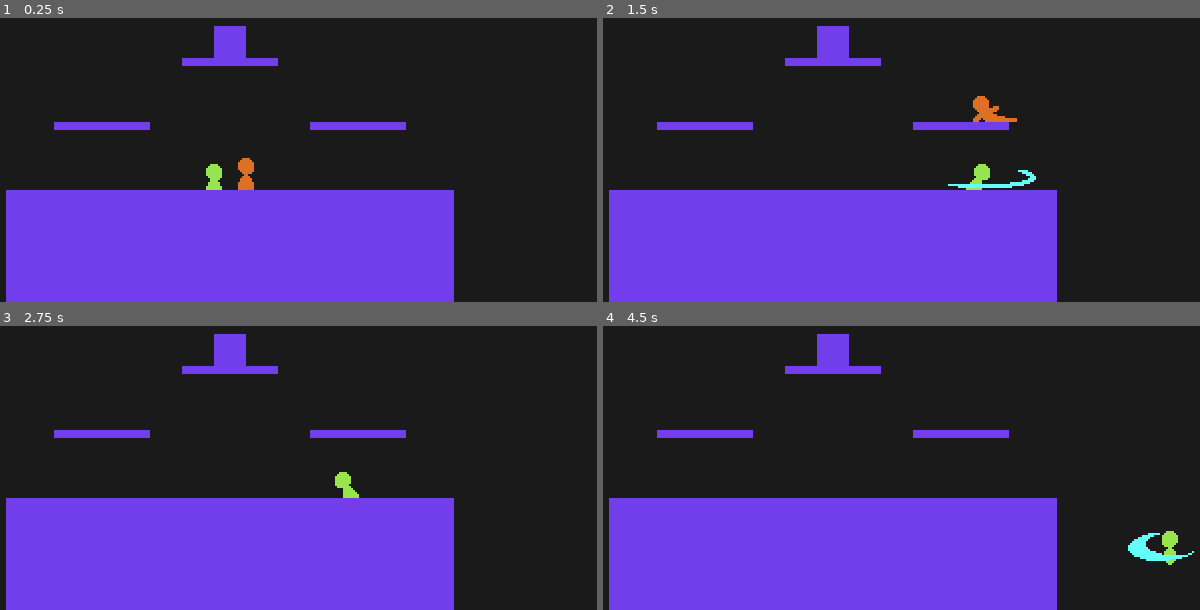
Above: before the commit, frames 1-4 (two rows, left to right).
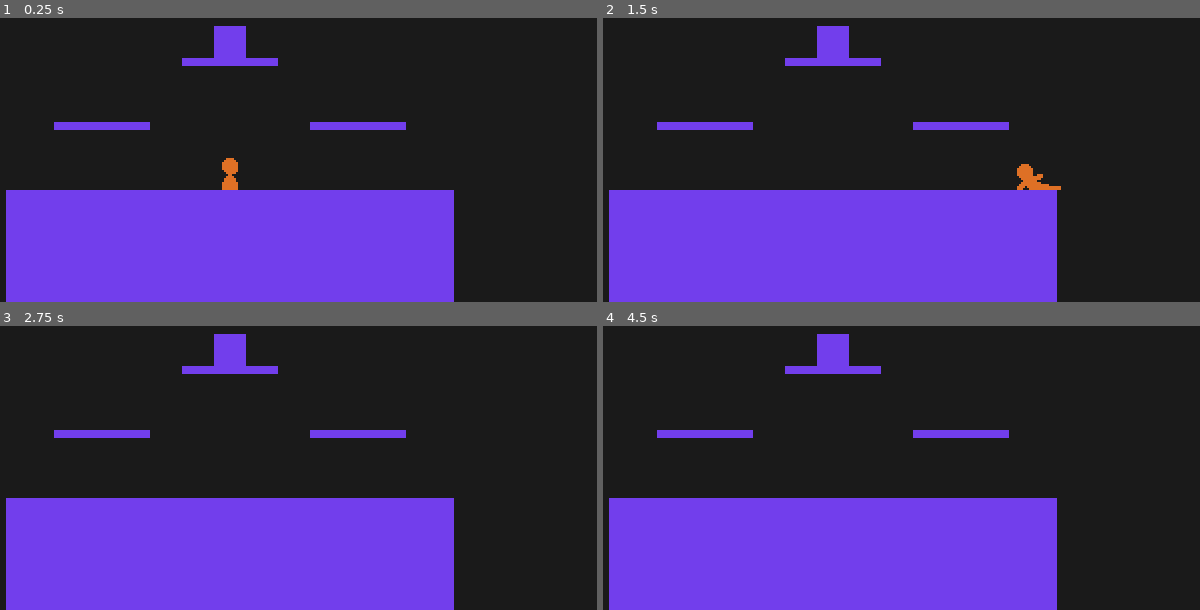
Above: after the commit, the same moments.

Repository: youssefevan/platform-fighter
Game: Godot game, scene res://World.tscn
The game is run twice, just before and just after one commit, with the same random seed, the same clock (stepped at 60 frames per second) and the same inputs.
Inputs:
- Up to frame 1 (0.25 s): no input
- Up to frame 2 (1.5 s): tap Enter at 0.5 s; hold Right (right) from 0.53 s (still down); tap X (attack) at 0.6, 1.35 s; tap Z (jump) at 0.77 s
- Up to frame 3 (2.75 s): tap Z (jump) at 1.52 s; release Right (right) at 2.03 s; hold Left (left) from 2.03 s (still down); tap X (attack) at 2.1 s
- Up to frame 4 (4.5 s): release Left (left) at 2.78 s; hold Right (right) 2.78-4.28 s; tap X (attack) at 2.85, 3.6, 4.35 s; tap Z (jump) at 3.02, 3.77 s; hold Left (left) from 4.28 s (still down)

The runs differ from the first frame. In frame 1, 0.7% of the frame differs, in the area x 34-43%, y 49-61%; in frame 2, 1.0%, in the area x 57-77%, y 27-61%; in frame 3, 0.2%; in frame 4, 0.6%.

Commit message:
Red down air hitbox

Diff:
--- a/PlatformFighter/Scenes/Characters/Red.tscn
+++ b/PlatformFighter/Scenes/Characters/Red.tscn
@@ -1,9 +1,17 @@
-[gd_scene load_steps=21 format=2]
+[gd_scene load_steps=24 format=2]
 
 [ext_resource path="res://Scenes/CharacterBase.tscn" type="PackedScene" id=1]
 [ext_resource path="res://Sprites/Characters/red.png" type="Texture" id=2]
 [ext_resource path="res://Scripts/CharacterBase/base_attack.gd" type="Script" id=3]
 
+[sub_resource type="CapsuleShape2D" id=18]
+radius = 5.0
+height = 10.0
+
+[sub_resource type="CapsuleShape2D" id=19]
+radius = 5.0
+height = 10.0
+
 [sub_resource type="Animation" id=13]
 resource_name = "AerialDown"
 length = 0.550001
@@ -20,6 +28,90 @@
 "update": 1,
 "values": [ Rect2( 128, 64, 32, 32 ), Rect2( 160, 64, 32, 32 ) ]
 }
+tracks/1/type = "value"
+tracks/1/path = NodePath("Hitbox/Bounds:shape")
+tracks/1/interp = 1
+tracks/1/loop_wrap = true
+tracks/1/imported = false
+tracks/1/enabled = true
+tracks/1/keys = {
+"times": PoolRealArray( 0 ),
+"transitions": PoolRealArray( 1 ),
+"update": 1,
+"values": [ SubResource( 19 ) ]
+}
+tracks/2/type = "value"
+tracks/2/path = NodePath("Hitbox/Bounds:disabled")
+tracks/2/interp = 1
+tracks/2/loop_wrap = true
+tracks/2/imported = false
+tracks/2/enabled = true
+tracks/2/keys = {
+"times": PoolRealArray( 0, 0.05, 0.1, 0.15, 0.2, 0.25, 0.3, 0.35, 0.4, 0.45, 0.5 ),
+"transitions": PoolRealArray( 1, 1, 1, 1, 1, 1, 1, 1, 1, 1, 1 ),
+"update": 1,
+"values": [ true, false, true, false, true, false, true, false, true, false, true ]
+}
+tracks/3/type = "value"
+tracks/3/path = NodePath("Hitbox/Bounds:position")
+tracks/3/interp = 1
+tracks/3/loop_wrap = true
+tracks/3/imported = false
+tracks/3/enabled = true
+tracks/3/keys = {
+"times": PoolRealArray( 0 ),
+"transitions": PoolRealArray( 1 ),
+"update": 0,
+"values": [ Vector2( 1, 8 ) ]
+}
+tracks/4/type = "value"
+tracks/4/path = NodePath("Hitbox/Bounds:rotation_degrees")
+tracks/4/interp = 1
+tracks/4/loop_wrap = true
+tracks/4/imported = false
+tracks/4/enabled = true
+tracks/4/keys = {
+"times": PoolRealArray( 0 ),
+"transitions": PoolRealArray( 1 ),
+"update": 0,
+"values": [ 0.0 ]
+}
+tracks/5/type = "value"
+tracks/5/path = NodePath("Hitbox:damage")
+tracks/5/interp = 1
+tracks/5/loop_wrap = true
+tracks/5/imported = false
+tracks/5/enabled = true
+tracks/5/keys = {
+"times": PoolRealArray( 0.05 ),
+"transitions": PoolRealArray( 1 ),
+"update": 0,
+"values": [ 2.0 ]
+}
+tracks/6/type = "value"
+tracks/6/path = NodePath("Hitbox:kb_power")
+tracks/6/interp = 1
+tracks/6/loop_wrap = true
+tracks/6/imported = false
+tracks/6/enabled = true
+tracks/6/keys = {
+"times": PoolRealArray( 0.05 ),
+"transitions": PoolRealArray( 1 ),
+"update": 0,
+"values": [ 30.0 ]
+}
+tracks/7/type = "value"
+tracks/7/path = NodePath("Hitbox:kb_angle")
+tracks/7/interp = 1
+tracks/7/loop_wrap = true
+tracks/7/imported = false
+tracks/7/enabled = true
+tracks/7/keys = {
+"times": PoolRealArray( 0.05 ),
+"transitions": PoolRealArray( 1 ),
+"update": 0,
+"values": [ -50.0 ]
+}
 
 [sub_resource type="Animation" id=10]
 resource_name = "AerialNeutral"
@@ -261,6 +353,57 @@
 "transitions": PoolRealArray( 1 ),
 "update": 0,
 "values": [ Rect2( 128, 0, 32, 32 ) ]
+}
+
+[sub_resource type="Animation" id=20]
+length = 0.001
+tracks/0/type = "value"
+tracks/0/path = NodePath("Hitbox/Bounds:shape")
+tracks/0/interp = 1
+tracks/0/loop_wrap = true
+tracks/0/imported = false
+tracks/0/enabled = true
+tracks/0/keys = {
+"times": PoolRealArray( 0 ),
+"transitions": PoolRealArray( 1 ),
+"update": 0,
+"values": [ SubResource( 18 ) ]
+}
+tracks/1/type = "value"
+tracks/1/path = NodePath("Hitbox/Bounds:position")
+tracks/1/interp = 1
+tracks/1/loop_wrap = true
+tracks/1/imported = false
+tracks/1/enabled = true
+tracks/1/keys = {
+"times": PoolRealArray( 0 ),
+"transitions": PoolRealArray( 1 ),
+"update": 0,
+"values": [ Vector2( 2, 8 ) ]
+}
+tracks/2/type = "value"
+tracks/2/path = NodePath("Hitbox/Bounds:shape:radius")
+tracks/2/interp = 1
+tracks/2/loop_wrap = true
+tracks/2/imported = false
+tracks/2/enabled = true
+tracks/2/keys = {
+"times": PoolRealArray( 0 ),
+"transitions": PoolRealArray( 1 ),
+"update": 0,
+"values": [ 5.0 ]
+}
+tracks/3/type = "value"
+tracks/3/path = NodePath("Hitbox/Bounds:shape:height")
+tracks/3/interp = 1
+tracks/3/loop_wrap = true
+tracks/3/imported = false
+tracks/3/enabled = true
+tracks/3/keys = {
+"times": PoolRealArray( 0 ),
+"transitions": PoolRealArray( 1 ),
+"update": 0,
+"values": [ 10.0 ]
 }
 
 [sub_resource type="Animation" id=8]
@@ -300,7 +443,16 @@
 hframes = 1
 vframes = 1
 region_enabled = true
-region_rect = Rect2( 224, 32, 32, 32 )
+region_rect = Rect2( 160, 64, 32, 32 )
+
+[node name="Hitbox" parent="." index="2"]
+damage = 2.0
+kb_power = 30.0
+kb_angle = -50.0
+
+[node name="Bounds" parent="Hitbox" index="0"]
+position = Vector2( 2, 8 )
+shape = SubResource( 18 )
 
 [node name="Animator" type="AnimationPlayer" parent="." index="4"]
 anims/AerialDown = SubResource( 13 )
@@ -319,6 +471,7 @@
 anims/Jump = SubResource( 5 )
 anims/Jumpsquat = SubResource( 6 )
 anims/Land = SubResource( 7 )
+anims/RESET = SubResource( 20 )
 anims/Run = SubResource( 8 )
 
 [node name="GroundNeutral" type="Node" parent="StateManager" index="9"]
@@ -374,5 +527,7 @@
 attack_type = 1
 landing_lag = 7
 
+[connection signal="disable_hitbox" from="StateManager/AerialDown" to="." method="_on_AerialDown_disable_hitbox"]
+
 [editable path="Hitbox"]
 [editable path="Hurtbox"]
--- a/PlatformFighter/Scenes/Characters/Timber.tscn
+++ b/PlatformFighter/Scenes/Characters/Timber.tscn
@@ -6,6 +6,8 @@
 
 [sub_resource type="RectangleShape2D" id=1]
 extents = Vector2( 4, 6.5 )
+
+[sub_resource type="CircleShape2D" id=40]
 
 [sub_resource type="CapsuleShape2D" id=2]
 radius = 4.0
@@ -788,8 +790,6 @@
 "update": 0,
 "values": [ -75.0 ]
 }
-
-[sub_resource type="CircleShape2D" id=40]
 
 [sub_resource type="Animation" id=28]
 resource_name = "GroundUp"
@@ -1068,15 +1068,16 @@
 hframes = 1
 vframes = 1
 region_enabled = true
-region_rect = Rect2( 32, 64, 64, 32 )
+region_rect = Rect2( 32, 128, 32, 32 )
 
 [node name="Hitbox" parent="." index="2"]
-damage = 9.0
-kb_power = 200.0
-kb_angle = -75.0
+damage = 7.0
+kb_power = 160.0
+kb_angle = -80.0
 
 [node name="Bounds" parent="Hitbox" index="0"]
 rotation = 1.5708
+shape = SubResource( 40 )
 disabled = false
 
 [node name="Bounds" parent="Hurtbox" index="0"]
--- a/PlatformFighter/World.tscn
+++ b/PlatformFighter/World.tscn
@@ -1,10 +1,9 @@
-[gd_scene load_steps=11 format=2]
+[gd_scene load_steps=10 format=2]
 
 [ext_resource path="res://Sprites/tile.png" type="Texture" id=1]
 [ext_resource path="res://Scenes/Platform.tscn" type="PackedScene" id=2]
 [ext_resource path="res://Scripts/test.gd" type="Script" id=3]
 [ext_resource path="res://Scenes/Characters/Red.tscn" type="PackedScene" id=4]
-[ext_resource path="res://Scenes/Characters/Timber.tscn" type="PackedScene" id=5]
 [ext_resource path="res://Scenes/Hurtbox.tscn" type="PackedScene" id=6]
 
 [sub_resource type="ConvexPolygonShape2D" id=2]
@@ -76,11 +75,8 @@
 [node name="Bounds" parent="Test/Hurtbox" index="0"]
 shape = SubResource( 4 )
 
-[node name="Timber" parent="." instance=ExtResource( 5 )]
-position = Vector2( 184, 152 )
-
 [node name="Red" parent="." instance=ExtResource( 4 )]
-position = Vector2( 200, 144 )
+position = Vector2( 192, 144 )
 
 [connection signal="area_entered" from="Test/Hurtbox" to="Test/Hurtbox" method="_on_Hurtbox_area_entered"]
 [connection signal="hit_info" from="Test/Hurtbox" to="Test" method="_on_Hurtbox_hit_info"]
